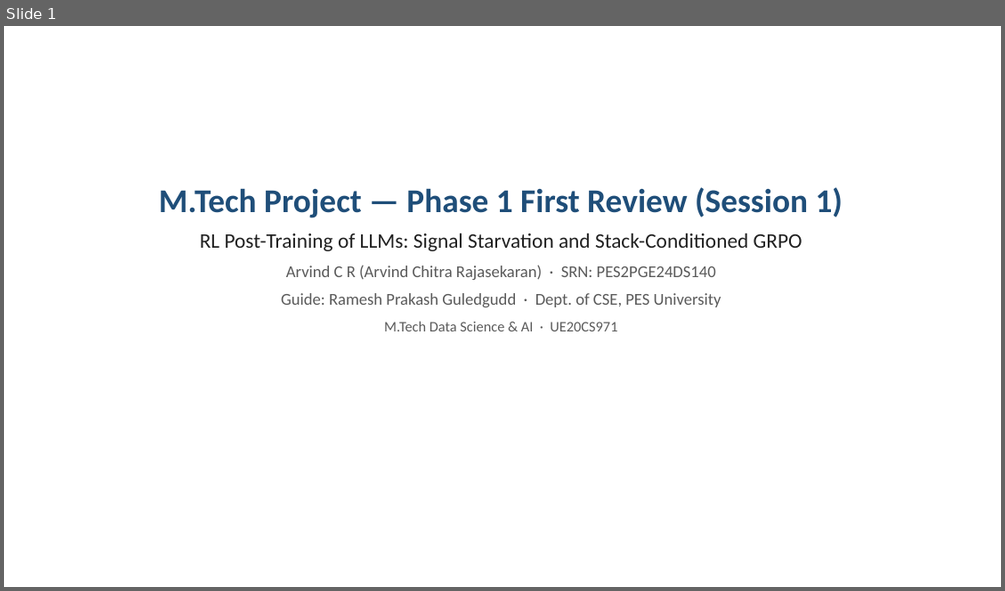
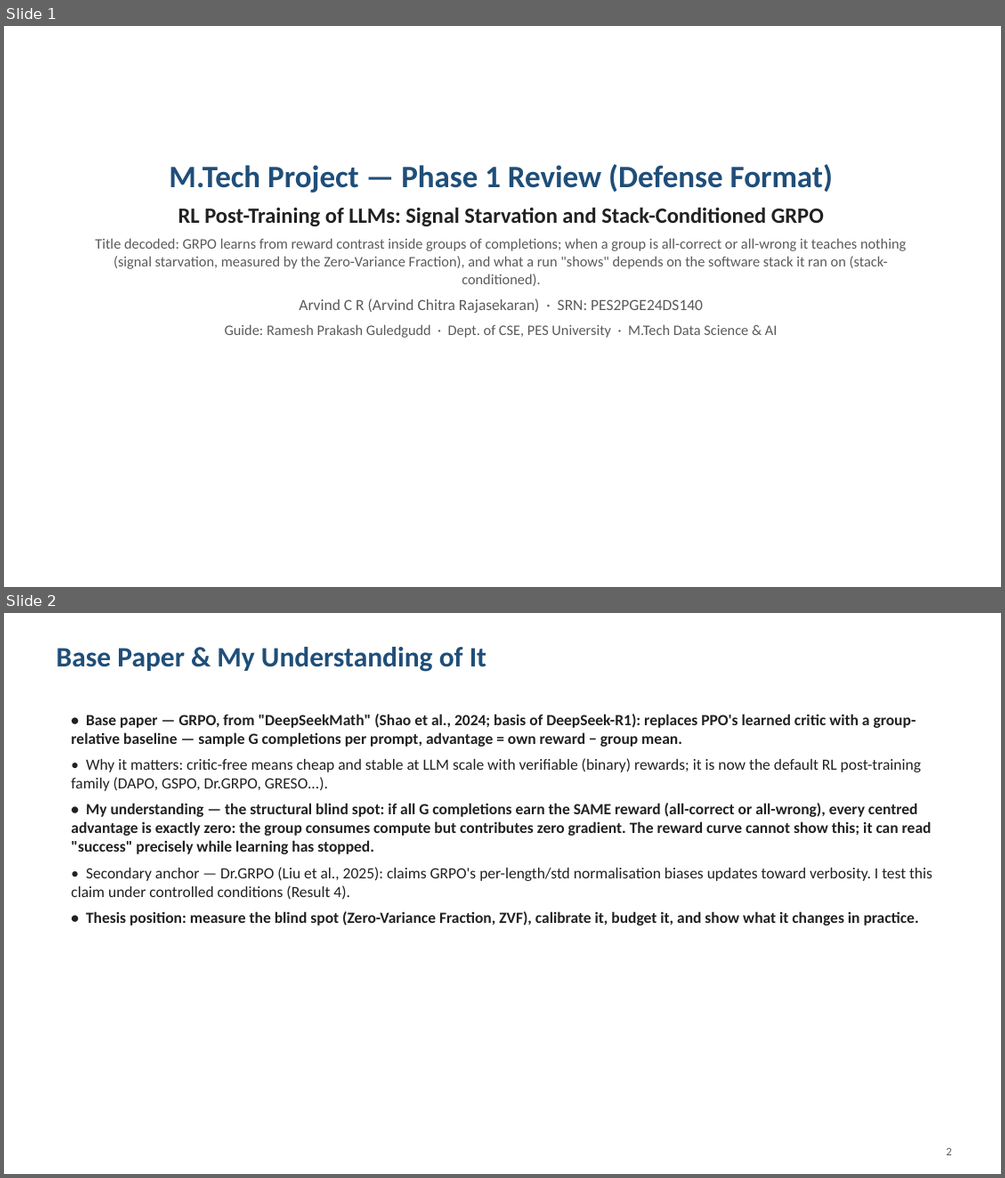
Before and after one commit to arvindcr4/tinker-rl-lab, a slide deck: outputs/PESU_MTech_Phase1_Session1_Review_ArvindCR.pptx. Shown one above the other, each under a label of ours: slide 1 before the commit, slides 1 and 2 after it. The pictures are 1005x591 and 1005x1178 pixels, drawn with LibreOffice and Linux fonts; fonts in the diff are those of the drawing. Boxes give left, top, right and bottom in pixels: in the first picture for what was removed or moved away, otherwise in the second. Text is boxed around its words. In the diff, an @@ line names an element or a change of style, - is before the commit and + after.

```diff
--- a/outputs/PESU_MTech_Phase1_Session1_Review_ArvindCR.pptx
+++ b/outputs/PESU_MTech_Phase1_Session1_Review_ArvindCR.pptx
@@ slide 2 added at [4,613,1001,1174], background #FFFFFF @@
@@ text added at [57,647,486,672], 27 pt, text #1F4E79, bold @@
+Base Paper & My Understanding of It
@@ text added at [71,714,932,925], 15 pt, text #212121, bold @@
+• Base paper — GRPO, from "DeepSeekMath" (Shao et al., 2024; basis of DeepSeek-R1): replaces PPO's learned critic with a group-relative baseline — sample G completions per prompt, advantage = own reward − group mean.
+• Why it matters: critic-free means cheap and stable at LLM scale with verifiable (binary) rewards; it is now the default RL post-training family (DAPO, GSPO, Dr.GRPO, GRESO...).
+• My understanding — the structural blind spot: if all G completions earn the SAME reward (all-correct or all-wrong), every centred advantage is exactly zero: the group consumes compute but contributes zero gradient. The reward curve cannot show this; it can read "success" precisely while learning has stopped.
+• Secondary anchor — Dr.GRPO (Liu et al., 2025): claims GRPO's per-length/std normalisation biases updates toward verbosity. I test this claim under controlled conditions (Result 4).
+• Thesis position: measure the blind spot (Zero-Variance Fraction, ZVF), calibrate it, budget it, and show what it changes in practice.
@@ text added at [946,1147,951,1155], 11 pt, text #5A5A5A @@
+2
@@ slide 1 changed as well @@
@@ text "M.Tech Project — Phase 1 ...": place and size @@
-text "M.Tech Project — Phase 1 ..." at [159,187,843,331]
+text "M.Tech Project — Phase 1 ..." at [95,164,906,338]
@@ text at [169,164,833,192]: text changed; size 32 to 30 pt @@
-M.Tech Project — Phase 1 First Review (Session 1)
+M.Tech Project — Phase 1 Review (Defense Format)
@@ text at [178,207,824,313]: size 20 to 21 pt, bold on in "RL Post-Training of LLMs: Signal Starvation and ..."; size 16 to 15 pt in "Arvind C R (Arvind Chitra Rajasekaran) · ..."; less space between paragraphs @@
@@ text at [95,238,906,286]: paragraph added @@
+Title decoded: GRPO learns from reward contrast inside groups of completions; when a group is all-correct or all-wrong it teaches nothing (signal starvation, measured by the Zero-Variance Fraction), and what a run "shows" depends on the software stack it ran on (stack-conditioned).
@@ text at [225,324,777,338]: text changed; size 16 to 14 pt @@
-Guide: Ramesh Prakash Guledgudd · Dept. of CSE, PES University
-M.Tech Data Science & AI · UE20CS971
+Guide: Ramesh Prakash Guledgudd · Dept. of CSE, PES University · M.Tech Data Science & AI
```
Also in this commit, not shown: 2 other slides changed, 11 other slides added, 10 slides removed, 1 other file.
